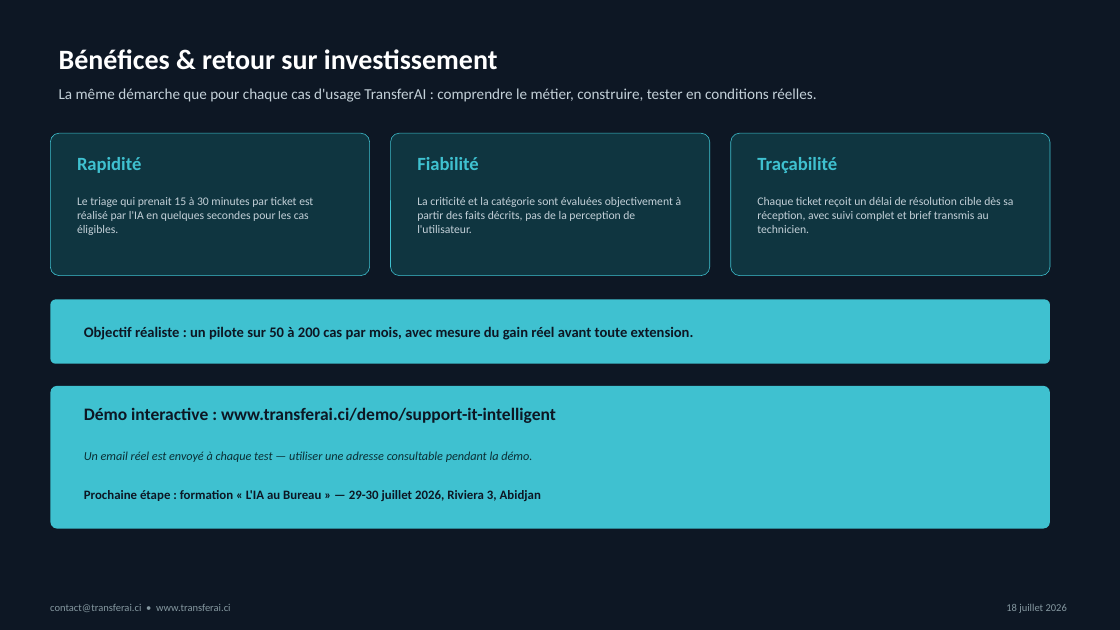
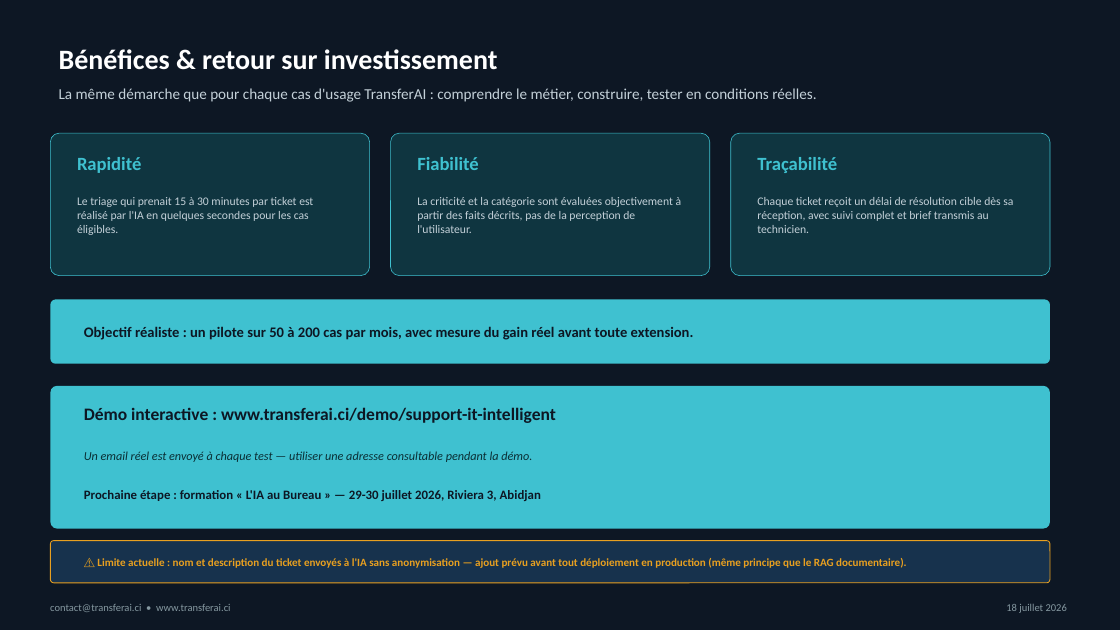
Before and after one commit to mayoro1972/connect-ia-bloom, a slide deck: slide 6 of docs/transferai-admin/Webinaire_Support_IT_Intelligent_GOUHO_Bi_Neantien_Jean_Baptiste.pptx. Drawn at 1120x630 pixels with LibreOffice and Linux fonts; fonts in the diff are those of the drawing. Boxes give left, top, right and bottom in pixels: in the first picture for what was removed or moved away, otherwise in the second. Text is boxed around its words. In the diff, an @@ line names an element or a change of style, - is before the commit and + after.

```diff
--- a/docs/transferai-admin/Webinaire_Support_IT_Intelligent_GOUHO_Bi_Neantien_Jean_Baptiste.pptx
+++ b/docs/transferai-admin/Webinaire_Support_IT_Intelligent_GOUHO_Bi_Neantien_Jean_Baptiste.pptx
@@ rounded rectangle added at (50,541,1050,583), fill #17324D, outline #E8A020 0.75 pt @@
@@ text added at (97,558,906,568), 9.5 pt, text #E8A020, bold @@
+⚠ Limite actuelle : nom et description du ticket envoyés à l'IA sans anonymisation — ajout prévu avant tout déploiement en production (même principe que le RAG documentaire).
```
